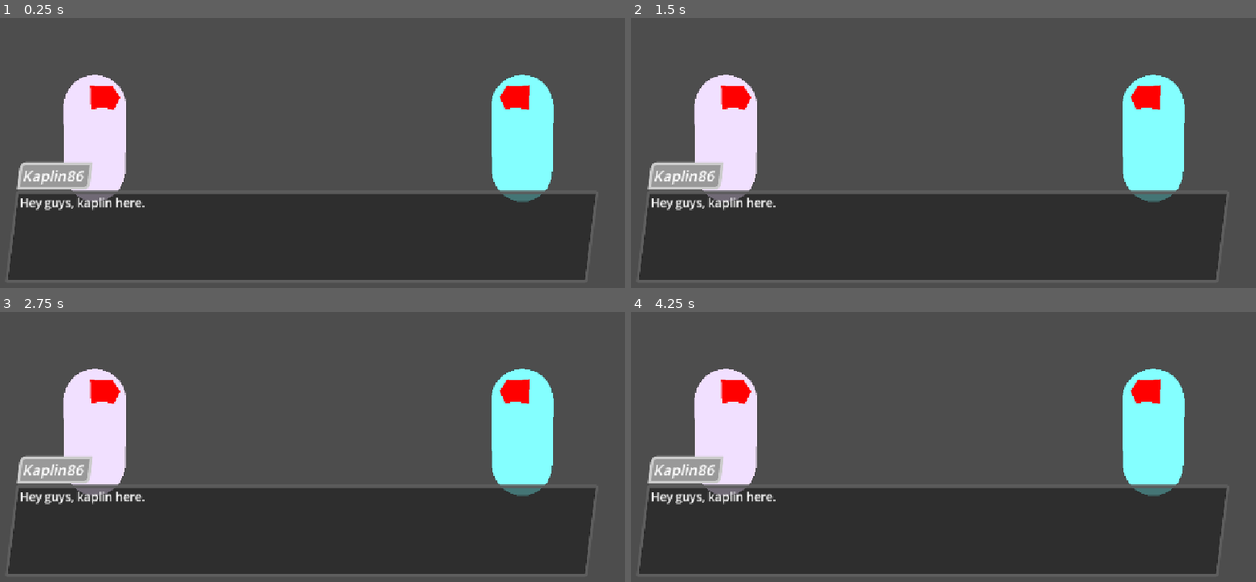
Above: before the commit, frames 1-4 (two rows, left to right).
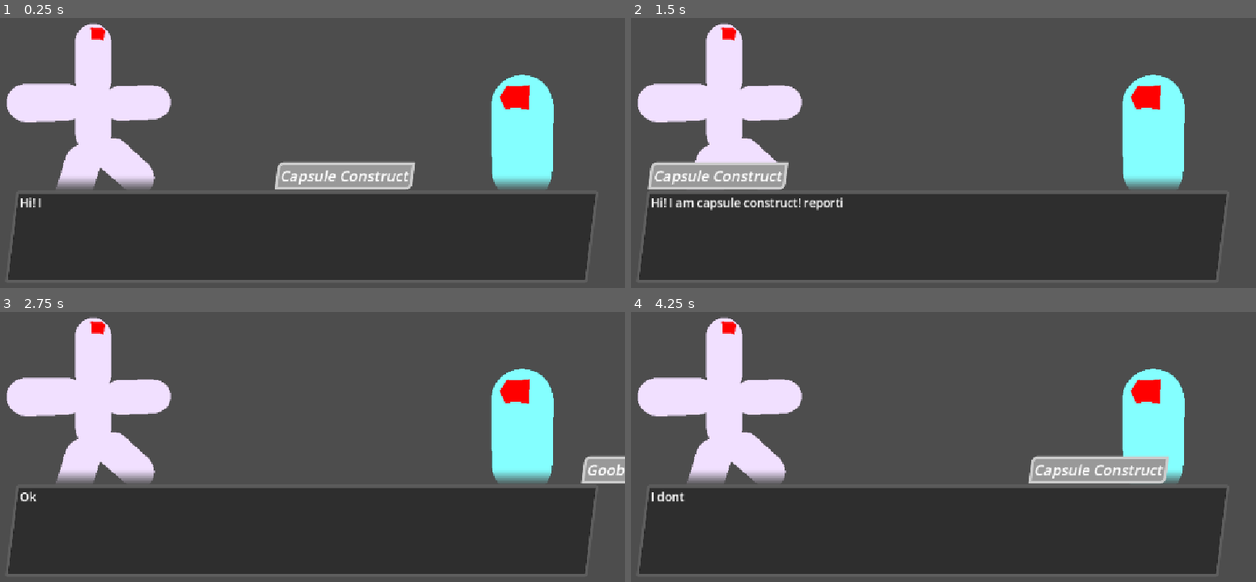
Above: after the commit, the same moments.

Repository: Kaplin86/Router-Rebellion
Game: Godot game, scene res://scenes/uiElements/dialogue.tscn
Same seed, same stepped clock (60 frames per second), same inputs: the game is played once before the commit and once after it. This scene is started directly instead of the project's main scene.
Inputs (mouse positions are in pixels of both pictures, inside the frame that each line leads up to):
- Up to frame 1 (0.25 s): no input
- Up to frame 2 (1.5 s): tap Enter at 0.5 s; move the mouse to (1074, 101) at 0.52 s; hold D (east) 0.53-1.28 s; tap Q (delete) at 0.6 s; move the mouse to (806, 136) at 1.27 s; hold S (south) from 1.28 s (still down); click (806, 136) at 1.35 s
- Up to frame 3 (2.75 s): move the mouse to (368, 333) at 2.02 s; release S (south) at 2.03 s; hold D (east) from 2.03 s (still down); tap Alt at 2.1 s
- Up to frame 4 (4.25 s): tap Space at 2.75 s; move the mouse to (899, 484) at 2.77 s; release D (east) at 2.78 s; hold W (north) 2.78-3.53 s; tap Shift at 2.85 s; tap Enter at 3.5 s; move the mouse to (1124, 468) at 3.52 s; hold A (west) from 3.53 s (still down); tap Q (delete) at 3.6 s

The runs differ from the first frame. In frame 1, 9.4% of the frame differs, in the area x 1-89%, y 1-72%; in frame 2, 6.8%; in frame 3, 7.9%; in frame 4, 9.1%.

Commit message:
wip dialogue

Diff:
--- a/scenes/uiElements/dialogue.tscn
+++ b/scenes/uiElements/dialogue.tscn
@@ -1,7 +1,10 @@
 [gd_scene format=3 uid="uid://bm2q7d15mijkl"]
 
+[ext_resource type="Script" uid="uid://cl4ld0xr545g" path="res://scripts/dialogueUI.gd" id="1_mst3m"]
+[ext_resource type="Shader" uid="uid://dwxcrk3y50ktn" path="res://shaders/fading.gdshader" id="1_xg4rh"]
+
 [sub_resource type="ViewportTexture" id="ViewportTexture_xg4rh"]
-viewport_path = NodePath("Char/rightChar/SubViewport")
+viewport_path = NodePath("SubViewport/Char/rightChar/SubViewport")
 
 [sub_resource type="CapsuleMesh" id="CapsuleMesh_mst3m"]
 
@@ -17,7 +20,7 @@
 disable_receive_shadows = true
 
 [sub_resource type="ViewportTexture" id="ViewportTexture_mst3m"]
-viewport_path = NodePath("Char/leftChar/SubViewport")
+viewport_path = NodePath("SubViewport/Char/leftChar/SubViewport")
 
 [sub_resource type="StandardMaterial3D" id="StandardMaterial3D_vfp1t"]
 shading_mode = 0
@@ -28,7 +31,7 @@
 tracks/0/type = "value"
 tracks/0/imported = false
 tracks/0/enabled = true
-tracks/0/path = NodePath("MeshInstance3D2:rotation")
+tracks/0/path = NodePath("Node3D/MeshInstance3D2:rotation")
 tracks/0/interp = 1
 tracks/0/loop_wrap = true
 tracks/0/keys = {
@@ -44,7 +47,7 @@
 tracks/0/type = "value"
 tracks/0/imported = false
 tracks/0/enabled = true
-tracks/0/path = NodePath("MeshInstance3D2:rotation")
+tracks/0/path = NodePath("Node3D/MeshInstance3D2:rotation")
 tracks/0/interp = 1
 tracks/0/loop_wrap = true
 tracks/0/keys = {
@@ -59,6 +62,15 @@
 &"RESET": SubResource("Animation_xg4rh"),
 &"idle": SubResource("Animation_mst3m")
 }
+
+[sub_resource type="ShaderMaterial" id="ShaderMaterial_mst3m"]
+shader = ExtResource("1_xg4rh")
+shader_parameter/fade_start = 0.9450000448875
+shader_parameter/fade_offset = 0.2950000140125
+shader_parameter/fade_end = 1.0
+
+[sub_resource type="ViewportTexture" id="ViewportTexture_7dnpi"]
+viewport_path = NodePath("SubViewport")
 
 [sub_resource type="StyleBoxFlat" id="StyleBoxFlat_yjnga"]
 content_margin_left = 0.0
@@ -87,76 +99,120 @@
 corner_radius_top_left = 9
 corner_radius_bottom_right = 9
 
-[node name="Control" type="Control" unique_id=692554453]
+[node name="Control" type="Control" unique_id=692554453 node_paths=PackedStringArray("textNode", "nameNode")]
 layout_mode = 3
 anchors_preset = 15
 anchor_right = 1.0
 anchor_bottom = 1.0
 grow_horizontal = 2
 grow_vertical = 2
-
-[node name="Char" type="CanvasGroup" parent="." unique_id=688541299]
+script = ExtResource("1_mst3m")
+textNode = NodePath("Textbox/Text")
+nameNode = NodePath("Name")
+leftCharacter = "Capsule Construct"
+rightCharacter = "Goober"
+
+[node name="SubViewport" type="SubViewport" parent="." unique_id=926540141]
+size = Vector2i(1152, 648)
+
+[node name="Char" type="CanvasGroup" parent="SubViewport" unique_id=688541299]
 fit_margin = 0.0
 clear_margin = 0.0
 
-[node name="rightChar" type="Sprite2D" parent="Char" unique_id=702071501]
+[node name="rightChar" type="Sprite2D" parent="SubViewport/Char" unique_id=702071501]
 position = Vector2(962, 319)
 scale = Vector2(1.302168, 1.302168)
 texture = SubResource("ViewportTexture_xg4rh")
 
-[node name="SubViewport" type="SubViewport" parent="Char/rightChar" unique_id=533608101]
+[node name="SubViewport" type="SubViewport" parent="SubViewport/Char/rightChar" unique_id=533608101]
 own_world_3d = true
 transparent_bg = true
 handle_input_locally = false
 size = Vector2i(219, 286)
 render_target_update_mode = 4
 
-[node name="MeshInstance3D" type="MeshInstance3D" parent="Char/rightChar/SubViewport" unique_id=1197129053]
+[node name="MeshInstance3D" type="MeshInstance3D" parent="SubViewport/Char/rightChar/SubViewport" unique_id=1197129053]
 cast_shadow = 0
 mesh = SubResource("CapsuleMesh_mst3m")
 surface_material_override/0 = SubResource("StandardMaterial3D_7dnpi")
 
-[node name="MeshInstance3D2" type="MeshInstance3D" parent="Char/rightChar/SubViewport" unique_id=780965490]
+[node name="MeshInstance3D2" type="MeshInstance3D" parent="SubViewport/Char/rightChar/SubViewport" unique_id=780965490]
 transform = Transform3D(-1.1421661e-08, 7.2912627e-09, 0.30999994, 0.16680464, 0.26129714, 0, -0.26129714, 0.16680464, -1.3550528e-08, -0.016549349, 0.6428207, -0.48219895)
 cast_shadow = 0
 mesh = SubResource("PrismMesh_vfp1t")
 surface_material_override/0 = SubResource("StandardMaterial3D_76r8h")
 
-[node name="Camera3D" type="Camera3D" parent="Char/rightChar/SubViewport" unique_id=569433108]
+[node name="Camera3D" type="Camera3D" parent="SubViewport/Char/rightChar/SubViewport" unique_id=569433108]
 transform = Transform3D(-0.98027843, 0.009990941, -0.19736888, 0, 0.99872124, 0.050555915, 0.1976216, 0.04955887, -0.9790248, -0.3812742, 0.45656267, -2.196684)
 visible = false
 
-[node name="leftChar" type="Sprite2D" parent="Char" unique_id=314404037]
+[node name="leftChar" type="Sprite2D" parent="SubViewport/Char" unique_id=314404037]
 position = Vector2(215, 319)
 scale = Vector2(1.302168, 1.302168)
 texture = SubResource("ViewportTexture_mst3m")
 
-[node name="SubViewport" type="SubViewport" parent="Char/leftChar" unique_id=125775066]
+[node name="SubViewport" type="SubViewport" parent="SubViewport/Char/leftChar" unique_id=125775066]
 own_world_3d = true
 transparent_bg = true
 handle_input_locally = false
-size = Vector2i(219, 286)
+size = Vector2i(449, 417)
 render_target_update_mode = 4
 
-[node name="MeshInstance3D" type="MeshInstance3D" parent="Char/leftChar/SubViewport" unique_id=103296603]
-cast_shadow = 0
-mesh = SubResource("CapsuleMesh_mst3m")
-surface_material_override/0 = SubResource("StandardMaterial3D_vfp1t")
-
-[node name="MeshInstance3D2" type="MeshInstance3D" parent="Char/leftChar/SubViewport" unique_id=516866596]
-transform = Transform3D(-1.142166e-08, 7.291263e-09, 0.30999994, 0.16680464, 0.26129714, -3.7432016e-16, -0.26129714, 0.16680464, -1.3550528e-08, -0.016549349, 0.6428207, -0.48219895)
+[node name="Node3D" type="Node3D" parent="SubViewport/Char/leftChar/SubViewport" unique_id=1895550854]
+transform = Transform3D(0.405, 0, 0, 0, 0.405, 0, 0, 0, 0.405, 0, 0, 0)
+
+[node name="MeshInstance3D" type="MeshInstance3D" parent="SubViewport/Char/leftChar/SubViewport/Node3D" unique_id=103296603]
+transform = Transform3D(1, 0, 0, 0, 1, 0, 0, 0, 1, 0, 2.3258839, 0)
+cast_shadow = 0
+mesh = SubResource("CapsuleMesh_mst3m")
+surface_material_override/0 = SubResource("StandardMaterial3D_vfp1t")
+
+[node name="MeshInstance3D3" type="MeshInstance3D" parent="SubViewport/Char/leftChar/SubViewport/Node3D" unique_id=1821265349]
+transform = Transform3D(1, 0, 0, 0, 1, 0, 0, 0, 1, 0, 0.8245752, 0)
+cast_shadow = 0
+mesh = SubResource("CapsuleMesh_mst3m")
+surface_material_override/0 = SubResource("StandardMaterial3D_vfp1t")
+
+[node name="MeshInstance3D4" type="MeshInstance3D" parent="SubViewport/Char/leftChar/SubViewport/Node3D" unique_id=445061561]
+transform = Transform3D(0.9562435, -0.292572, 0, 0.292572, 0.9562435, 0, 0, 0, 1, 0.44862616, -0.909719, 0)
+cast_shadow = 0
+mesh = SubResource("CapsuleMesh_mst3m")
+surface_material_override/0 = SubResource("StandardMaterial3D_vfp1t")
+
+[node name="MeshInstance3D5" type="MeshInstance3D" parent="SubViewport/Char/leftChar/SubViewport/Node3D" unique_id=443766210]
+transform = Transform3D(0.02462405, -0.9996968, 0, 0.9996968, 0.02462405, 0, 0, 0, 1, 1.2349317, 1.2191857, 0)
+cast_shadow = 0
+mesh = SubResource("CapsuleMesh_mst3m")
+surface_material_override/0 = SubResource("StandardMaterial3D_vfp1t")
+
+[node name="MeshInstance3D6" type="MeshInstance3D" parent="SubViewport/Char/leftChar/SubViewport/Node3D" unique_id=806761033]
+transform = Transform3D(0.02462405, -0.9996968, 0, 0.9996968, 0.02462405, 0, 0, 0, 1, -1.274744, 1.2191857, 0)
+cast_shadow = 0
+mesh = SubResource("CapsuleMesh_mst3m")
+surface_material_override/0 = SubResource("StandardMaterial3D_vfp1t")
+
+[node name="MeshInstance3D7" type="MeshInstance3D" parent="SubViewport/Char/leftChar/SubViewport/Node3D" unique_id=1492350809]
+transform = Transform3D(-0.6772742, -0.7357307, 0, 0.7357307, -0.6772742, 0, 0, 0, 1, -0.9304169, -0.6083025, 0)
+cast_shadow = 0
+mesh = SubResource("CapsuleMesh_mst3m")
+surface_material_override/0 = SubResource("StandardMaterial3D_vfp1t")
+
+[node name="MeshInstance3D2" type="MeshInstance3D" parent="SubViewport/Char/leftChar/SubViewport/Node3D" unique_id=516866596]
+transform = Transform3D(-1.1421659e-08, 7.2912645e-09, 0.30999994, 0.16680463, 0.26129717, -3.7432016e-16, -0.2612971, 0.16680469, -1.3550528e-08, -0.016549349, 2.9687047, -0.48219895)
 cast_shadow = 0
 mesh = SubResource("PrismMesh_vfp1t")
 surface_material_override/0 = SubResource("StandardMaterial3D_76r8h")
 
-[node name="Camera3D" type="Camera3D" parent="Char/leftChar/SubViewport" unique_id=319956811]
+[node name="Camera3D" type="Camera3D" parent="SubViewport/Char/leftChar/SubViewport" unique_id=319956811]
 transform = Transform3D(-0.98027116, -0.01000007, 0.19740428, 0, 0.99871933, 0.05059294, -0.1976574, 0.0495948, -0.97901577, 0.381, 0.457, -2.197)
-visible = false
-
-[node name="AnimationPlayer" type="AnimationPlayer" parent="Char/leftChar/SubViewport" unique_id=276985349]
+
+[node name="AnimationPlayer" type="AnimationPlayer" parent="SubViewport/Char/leftChar/SubViewport" unique_id=276985349]
 libraries/ = SubResource("AnimationLibrary_7dnpi")
 
 [node name="Sprite2D" type="Sprite2D" parent="." unique_id=1849889434]
+material = SubResource("ShaderMaterial_mst3m")
+position = Vector2(576, 324)
+texture = SubResource("ViewportTexture_7dnpi")
 
 [node name="Textbox" type="Panel" parent="." unique_id=1511813681]
 layout_mode = 1
@@ -180,23 +236,24 @@
 text = "Hey guys, kaplin here."
 metadata/_edit_use_anchors_ = true
 
-[node name="RichTextLabel" type="RichTextLabel" parent="." unique_id=570918291]
+[node name="Name" type="RichTextLabel" parent="." unique_id=570918291]
 clip_contents = false
 layout_mode = 1
 anchors_preset = -1
-anchor_left = -0.0017361111
+anchor_left = 0.77996445
 anchor_top = -0.013117284
-anchor_right = 0.9991319
+anchor_right = 1.8954158
 anchor_bottom = 1.0119598
-offset_left = 80.0
+offset_left = 96.48096
 offset_top = 409.5
-offset_right = -960.0
-offset_bottom = -206.0
+offset_right = -1095.519
+offset_bottom = -205.99994
+grow_horizontal = 0
 grow_vertical = 2
 theme_override_font_sizes/normal_font_size = 26
 theme_override_font_sizes/italics_font_size = 26
 bbcode_enabled = true
-text = "[i]Kaplin86[/i]"
+text = "[i]Goober[/i]"
 fit_content = true
 scroll_active = false
 autowrap_mode = 0
@@ -204,7 +261,7 @@
 vertical_alignment = 1
 metadata/_edit_use_anchors_ = true
 
-[node name="Panel" type="Panel" parent="RichTextLabel" unique_id=2061858825]
+[node name="Panel" type="Panel" parent="Name" unique_id=2061858825]
 show_behind_parent = true
 layout_mode = 1
 anchors_preset = 15
--- /dev/null
+++ b/scripts/dialogueUI.gd
@@ -0,0 +1,51 @@
+extends Control
+
+@export var textNode : RichTextLabel
+@export var nameNode : RichTextLabel
+
+@export var leftCharacter : String = ""
+@export var rightCharacter : String = ""
+
+func _ready():
+	await doDialogue("Hi! I am capsule construct! reporting for duty!",leftCharacter,leftCharacter,rightCharacter)
+	await doDialogue("Ok twin.",rightCharacter,leftCharacter,rightCharacter)
+	await doDialogue("I dont wanna hear it!!! you silly single-capsule creature!!",leftCharacter,leftCharacter,rightCharacter)
+	await doDialogue("Maybe we shouldn't judge a person by their form, but rather by their nature on the inside!!!",rightCharacter,leftCharacter,rightCharacter)
+
+func doDialogue(text : String = "", speaker : String = "Nobody", leftChar = null, rightChar = null):
+	if leftChar != leftCharacter:
+		# set the model
+		pass
+	if rightChar != rightChar:
+		# set the model
+		pass
+
+	leftCharacter = leftChar
+	rightCharacter = rightChar
+
+	# set text
+	nameNode.text = ""
+	nameNode.size.x = 5
+
+
+	textNode.text = text
+	var newTween = create_tween()
+	var firstTween = newTween
+	textNode.visible_ratio = 0.0
+	newTween.tween_property(textNode,"visible_ratio",1,2)
+
+
+	# move nameBar
+	newTween = create_tween()
+	newTween.set_ease(Tween.EASE_IN_OUT)
+	newTween.set_trans(Tween.TRANS_CUBIC)
+	if rightChar == speaker:
+		newTween.tween_property(nameNode,"global_position",Vector2(1083.0,401),0.5)
+		nameNode.grow_horizontal = Control.GROW_DIRECTION_BEGIN
+	else:
+		newTween.tween_property(nameNode,"global_position",Vector2(78,401),0.5)
+		nameNode.grow_horizontal = Control.GROW_DIRECTION_END
+
+	nameNode.text = "[i]" + speaker + "[/i]"
+
+	await firstTween.finished
--- /dev/null
+++ b/shaders/fading.gdshader
@@ -0,0 +1,16 @@
+shader_type canvas_item;
+
+uniform float fade_start : hint_range(0.0, 1.0) = 0.6;
+uniform float fade_offset : hint_range(0.0, 1.0) = 0.0;
+uniform float fade_end : hint_range(0.0, 1.0) = 1.0;
+
+void fragment() {
+    vec4 tex = texture(TEXTURE, UV);
+
+    // UV.y goes from 0 at top to 1 at bottom
+    float fade = smoothstep(fade_start, fade_end, UV.y + fade_offset);
+
+    tex.a *= (1.0 - fade);
+
+    COLOR = tex;
+}
Not shown, added: scripts/dialogueUI.gd.uid
Not shown, added: shaders/fading.gdshader.uid
